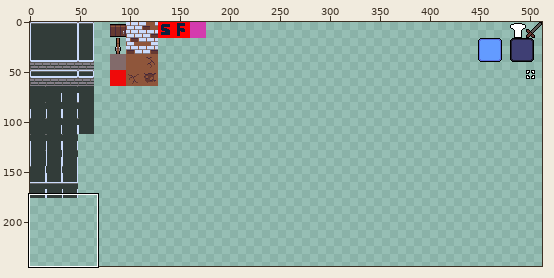
Two states of a sprite sheet, android/assets/sprites/tiles-1.png. Above, an overview of the earlier version with the close-up marked.
Close-up. Old version:
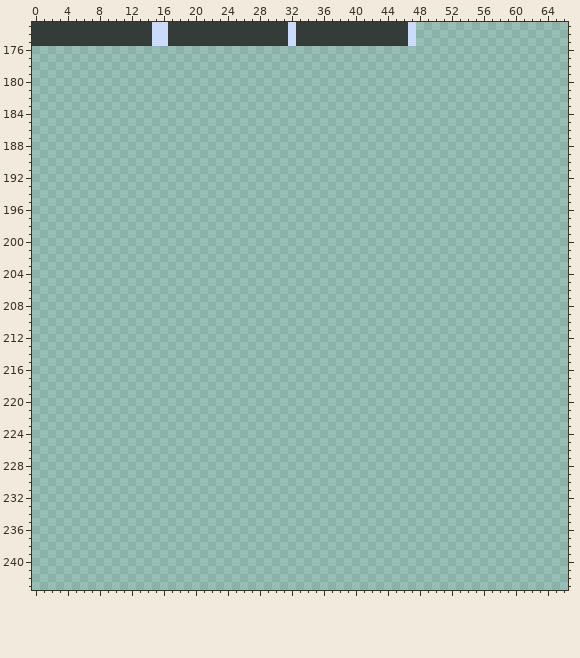
The file is 512x256 pixels. Shown: x 0..66, y 173..243. The wide view leaves out empty margins. The commit also changed other parts of the picture, which this record leaves out.
Now the later version:
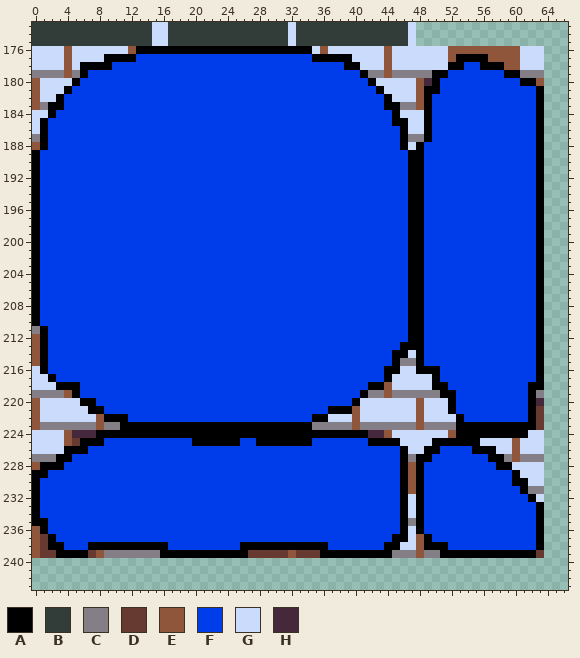
Palette (. is transparent): A #000000  B #323c39  C #847e87  D #663931  E #8f563b  F #003dea  G #cbdbfc  H #45283c
Diff:
y 176: x 0..63 ................................................................ -> GGGGEGGGGGGGEAAAAAAAAAAAAAAAAAAAAAAGEGGGGGGGEGGGGGGGEEEEEEEEEGGG
y 177: x 0..63 ................................................................ -> GGGGEGGGGAAAAFFFFFFFFFFFFFFFFFFFFFFAAAAAGGGGEGGGGGGGEAAAAEEEEGGG
y 178: x 0..63 ................................................................ -> GGGGEGAAAAFFFFFFFFFFFFFFFFFFFFFFFFFFFFFAAGGGEGGGGGGGAAFFAAAEEGGG
y 179: x 0..63 ................................................................ -> CCCCECAFFFFFFFFFFFFFFFFFFFFFFFFFFFFFFFFFFACCECCCCCAAFFFFFFFAACCC
y 180: x 0..63 ................................................................ -> EGGGGAFFFFFFFFFFFFFFFFFFFFFFFFFFFFFFFFFFFFAGGGGGEHAFFFFFFFFFFAAE
y 181: x 0..63 ................................................................ -> EGGGAFFFFFFFFFFFFFFFFFFFFFFFFFFFFFFFFFFFFFFAGGGGEAAFFFFFFFFFFFFA
y 182: x 0..63 ................................................................ -> EGGAFFFFFFFFFFFFFFFFFFFFFFFFFFFFFFFFFFFFFFFFAGGGEAFFFFFFFFFFFFFA
y 183: x 0..63 ................................................................ -> ECAAFFFFFFFFFFFFFFFFFFFFFFFFFFFFFFFFFFFFFFFFAACCEAFFFFFFFFFFFFFA
y 184: x 0..63 ................................................................ -> GGAFFFFFFFFFFFFFFFFFFFFFFFFFFFFFFFFFFFFFFFFFFAGGGAFFFFFFFFFFFFFA
y 185: x 0..63 ................................................................ -> GAFFFFFFFFFFFFFFFFFFFFFFFFFFFFFFFFFFFFFFFFFFFAAGGAFFFFFFFFFFFFFA
y 186: x 0..63 ................................................................ -> GAFFFFFFFFFFFFFFFFFFFFFFFFFFFFFFFFFFFFFFFFFFFFAGGAFFFFFFFFFFFFFA
y 187: x 0..63 ................................................................ -> CAFFFFFFFFFFFFFFFFFFFFFFFFFFFFFFFFFFFFFFFFFFFFACCAFFFFFFFFFFFFFA
y 188: x 0..63 ................................................................ -> EAFFFFFFFFFFFFFFFFFFFFFFFFFFFFFFFFFFFFFFFFFFFFAGAFFFFFFFFFFFFFFA
y 189..210: x 0..63 ................................................................ -> AFFFFFFFFFFFFFFFFFFFFFFFFFFFFFFFFFFFFFFFFFFFFFFAAFFFFFFFFFFFFFFA
y 211: x 0..63 ................................................................ -> CAFFFFFFFFFFFFFFFFFFFFFFFFFFFFFFFFFFFFFFFFFFFFFAAFFFFFFFFFFFFFFA
y 212: x 0..63 ................................................................ -> EAFFFFFFFFFFFFFFFFFFFFFFFFFFFFFFFFFFFFFFFFFFFFFAAFFFFFFFFFFFFFFA
y 213: x 0..63 ................................................................ -> EAFFFFFFFFFFFFFFFFFFFFFFFFFFFFFFFFFFFFFFFFFFFFAAAFFFFFFFFFFFFFFA
y 214: x 0..63 ................................................................ -> EAFFFFFFFFFFFFFFFFFFFFFFFFFFFFFFFFFFFFFFFFFFFAAGAFFFFFFFFFFFFFFA
y 215: x 0..63 ................................................................ -> EAFFFFFFFFFFFFFFFFFFFFFFFFFFFFFFFFFFFFFFFFFFFACCAFFFFFFFFFFFFFFA
y 216: x 0..63 ................................................................ -> GAFFFFFFFFFFFFFFFFFFFFFFFFFFFFFFFFFFFFFFFFFFAAGGAAAFFFFFFFFFFFFA
y 217: x 0..63 ................................................................ -> GGAFFFFFFFFFFFFFFFFFFFFFFFFFFFFFFFFFFFFFFFFFAGGGGGAFFFFFFFFFFFFA
y 218: x 0..63 ................................................................ -> GGGAAAFFFFFFFFFFFFFFFFFFFFFFFFFFFFFFFFFFFFAAEGGGGGAAFFFFFFFFFFAA
y 219: x 0..63 ................................................................ -> CCCCEAFFFFFFFFFFFFFFFFFFFFFFFFFFFFFFFFFFFACCECCCCCCAAFFFFFFFFFAC
y 220: x 0..63 ................................................................ -> EGGGGGAAFFFFFFFFFFFFFFFFFFFFFFFFFFFFFFFFAGGGGGGGEGGGAFFFFFFFFFAH
y 221: x 0..63 ................................................................ -> EGGGGGGAAFFFFFFFFFFFFFFFFFFFFFFFFFFFFAAAEGGGGGGGEGGGAFFFFFFFFFAD
y 222: x 0..63 ................................................................ -> EGGGGGGGEAAAFFFFFFFFFFFFFFFFFFFFFFFAAGGGEGGGGGGGEGGGGAFFFFFFFFAD
y 223: x 0..63 ................................................................ -> ECCCCCCCECCAAAAAAAAAAAAAAAAAAAAAAAACCCCCECCCCCCCECCCCAAAAAAAAAAD
y 224: x 0..63 ................................................................ -> GGGGEHHHAAAAAAAAAAAAAAAAAAAAAAAAAAAAAAAAAAHHEGGGGGGGEAAAAAAAAAGG
y 225: x 0..63 ................................................................ -> GGGGEDAAAFFFFFFFFFFFAAAAAAFFAAAAAAAFFFFFFFAAAAGGGGAAAAAAGGGGEGGG
y 226: x 0..63 ................................................................ -> GGGGAAAFFFFFFFFFFFFFFFFFFFFFFFFFFFFFFFFFFFFFFFAGGAAFFFFAAAGGEGGG
y 227: x 0..63 ................................................................ -> CCCAAFFFFFFFFFFFFFFFFFFFFFFFFFFFFFFFFFFFFFFFFFACAAFFFFFFFAACECCC
y 228: x 0..63 ................................................................ -> EAAAFFFFFFFFFFFFFFFFFFFFFFFFFFFFFFFFFFFFFFFFFFAEAFFFFFFFFFAAGGGG
y 229: x 0..63 ................................................................ -> AAFFFFFFFFFFFFFFFFFFFFFFFFFFFFFFFFFFFFFFFFFFFFAEAFFFFFFFFFFFAGGG
y 230: x 0..63 ................................................................ -> AFFFFFFFFFFFFFFFFFFFFFFFFFFFFFFFFFFFFFFFFFFFFFAEAFFFFFFFFFFFAAGG
y 231: x 0..63 ................................................................ -> AFFFFFFFFFFFFFFFFFFFFFFFFFFFFFFFFFFFFFFFFFFFFFAEAFFFFFFFFFFFFACC
y 232: x 0..63 ................................................................ -> AFFFFFFFFFFFFFFFFFFFFFFFFFFFFFFFFFFFFFFFFFFFFFAGAFFFFFFFFFFFFFAG
y 233..234: x 0..63 ................................................................ -> AFFFFFFFFFFFFFFFFFFFFFFFFFFFFFFFFFFFFFFFFFFFFFAGAFFFFFFFFFFFFFFA
y 235: x 0..63 ................................................................ -> AAFFFFFFFFFFFFFFFFFFFFFFFFFFFFFFFFFFFFFFFFFFFFACAFFFFFFFFFFFFFFA
y 236: x 0..63 ................................................................ -> EAFFFFFFFFFFFFFFFFFFFFFFFFFFFFFFFFFFFFFFFFFFFFAGAFFFFFFFFFFFFFFA
y 237: x 0..63 ................................................................ -> EDAFFFFFFFFFFFFFFFFFFFFFFFFFFFFFFFFFFFFFFFFFFAAGEAFFFFFFFFFFFFFA
y 238: x 0..63 ................................................................ -> EDAAFFFAAAAAAAAAAFFFFFFFFFAAAAAAAAAAAFFFFFFFAAGGEAAAFFFFFFFFFFFA
y 239: x 0..63 ................................................................ -> EDDAAAADECCCCCCCAAAAAAAAAAADDDDDEDDDAAAAAAAAACCCECCAAAAAAAAAAAAD
Boxes around the changes in both close-ups, in picture pixels (x1, y1, x2, y2):
added: (32, 46, 544, 558)
